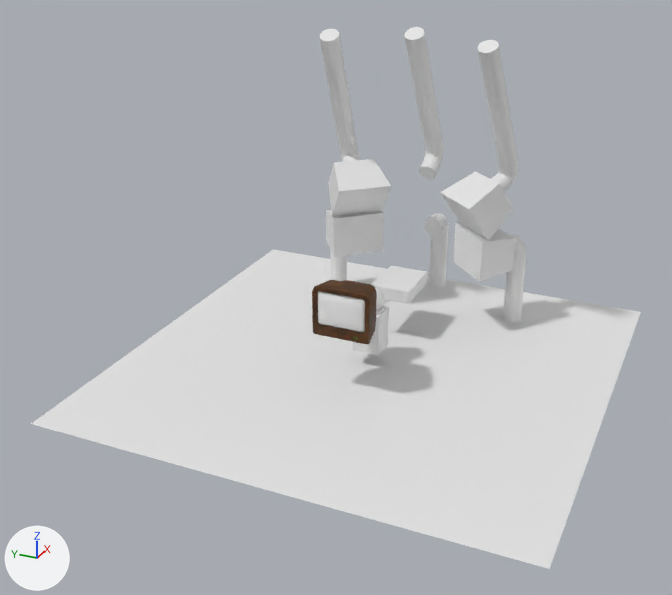
Before and after pictures for a commit that changed the Blender file blender/blockout and assets.blend.
Both versions are drawn from a 50 mm lens placed at (-26.5, -10.6, 15.4), pointed at (-1.0, 0.8, 2.7). The axes (+X, +Y, +Z) are drawn at lower left. The lights are the same throughout.
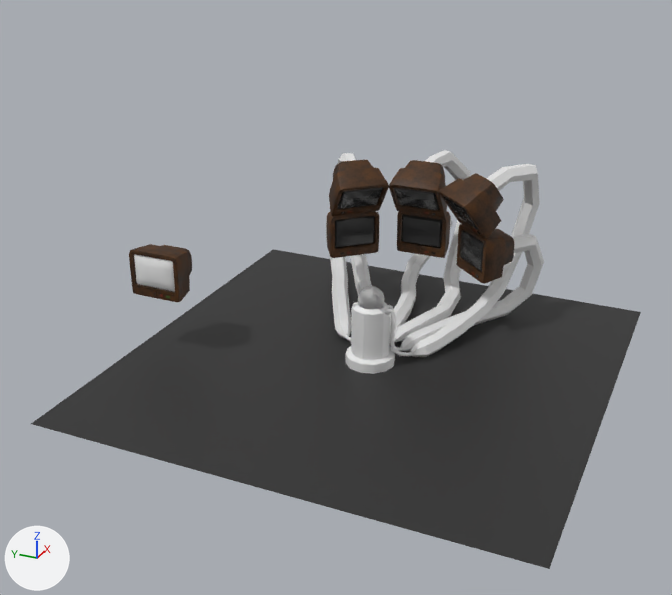
Pixel boxes [x1, y1, x2, y2] of what changed, in the pictures (672 x 595 px):
'Plane', recoloured (white to black): [31, 249, 641, 569] in both
'Cylinder.005', added: after [326, 150, 544, 374]
'Monitor.004', added: after [327, 159, 515, 284]
'Cube.005', hidden: before [328, 159, 514, 240]
'Cylinder.003', deleted: before [320, 29, 518, 192]
'Cube.004', hidden: before [326, 210, 515, 282]
'Monitor', moved: before [312, 280, 377, 344]; after [129, 244, 192, 302]
'Cylinder.002', deleted: before [404, 27, 443, 179]
'Screen', moved: before [318, 291, 365, 332]; after [134, 254, 175, 291]
'Monitor.002', added: after [389, 160, 447, 218]
'Monitor.001', added: after [397, 211, 451, 258]
'Cylinder.004', deleted: before [330, 234, 526, 322]
'Cube.003', hidden: before [371, 266, 427, 304]
'Cylinder.001', deleted: before [424, 213, 448, 288]
'Cube', deleted: before [353, 306, 389, 356]

Edits to the bpy script that builds the scene:
```text
Change me_plane:
    where me_plane.from_pydata(...)  # 4 vertices, 1 face; spans x -1.0..1.0, y -1.0..1.0, z 0.0
    add me_plane.materials.append(mat_material_003)  # black #2c2c2c
Remove ob_cube:
    ob_cube = bpy.data.objects.new('Cube', me_cube)
Change ob_cube_004:
    add ob_cube_004.hide_set(True)
Remove ob_cylinder_001:
    ob_cylinder_001 = bpy.data.objects.new('Cylinder.001', me_cylinder_001)
Remove ob_cylinder_002:
    ob_cylinder_002 = bpy.data.objects.new('Cylinder.002', me_cylinder_003)
Remove ob_cylinder_003:
    ob_cylinder_003 = bpy.data.objects.new('Cylinder.003', me_cylinder_004)
Remove ob_cylinder_004:
    ob_cylinder_004 = bpy.data.objects.new('Cylinder.004', me_cylinder_005)
Change ob_cube_003:
    add ob_cube_003.hide_set(True)
Change ob_cube_005:
    add ob_cube_005.hide_set(True)
Change ob_monitor:
    ob_monitor.location: (-1.85, 0.0, 2.99) -> (-1.62, 7.05, 2.99)
Change ob_screen:
    ob_screen.location: (-1.85, 0.0, 2.99) -> (-1.62, 7.05, 2.99)
Add ob_monitor_004:
    ob_monitor_004 = bpy.data.objects.new('Monitor.004', me_cube_016)  # 820 vertices, 768 faces; spans x -2.39..0.93, y -0.98..0.98, z -2.74..0.75; in mat_material_001 (black #2c2c2c); modifiers MIRROR
    ob_monitor_004.location = (3.96, -2.26, 5.0)
    ob_monitor_004.rotation_euler = (0.0, -0.638, -0.749)  # degrees (0, -37, -43)
    ob_monitor_004.scale = (0.725, 1.0, 1.0)
Add ob_monitor_002:
    ob_monitor_002 = bpy.data.objects.new('Monitor.002', me_cube_014)  # 410 vertices, 384 faces; spans x -1.1..0.93, y -0.98..0.98, z -0.95..0.75; in mat_material_001 (black #2c2c2c)
    ob_monitor_002.location = (4.85, 0.01, 5.0)
    ob_monitor_002.rotation_euler = (0.0, -0.638, 0.0)  # degrees (0, -37, 0)
    ob_monitor_002.scale = (0.725, 1.0, 1.0)
Add ob_monitor_001:
    ob_monitor_001 = bpy.data.objects.new('Monitor.001', me_cube_014.copy())
    ob_monitor_001.location = (5.66, 0.01, 3.11)
    ob_monitor_001.scale = (0.725, 1.0, 1.0)
Add ob_cylinder_005:
    ob_cylinder_005 = bpy.data.objects.new('Cylinder.005', me_cylinder_002)  # 1268 vertices, 1232 faces; spans x -0.86..8.07, y -4.39..4.63, z -1.01..4.92; in mat_material_002 (its picture is missing)
    ob_cylinder_005.location = (0.0, 0.0, 0.97)
```
